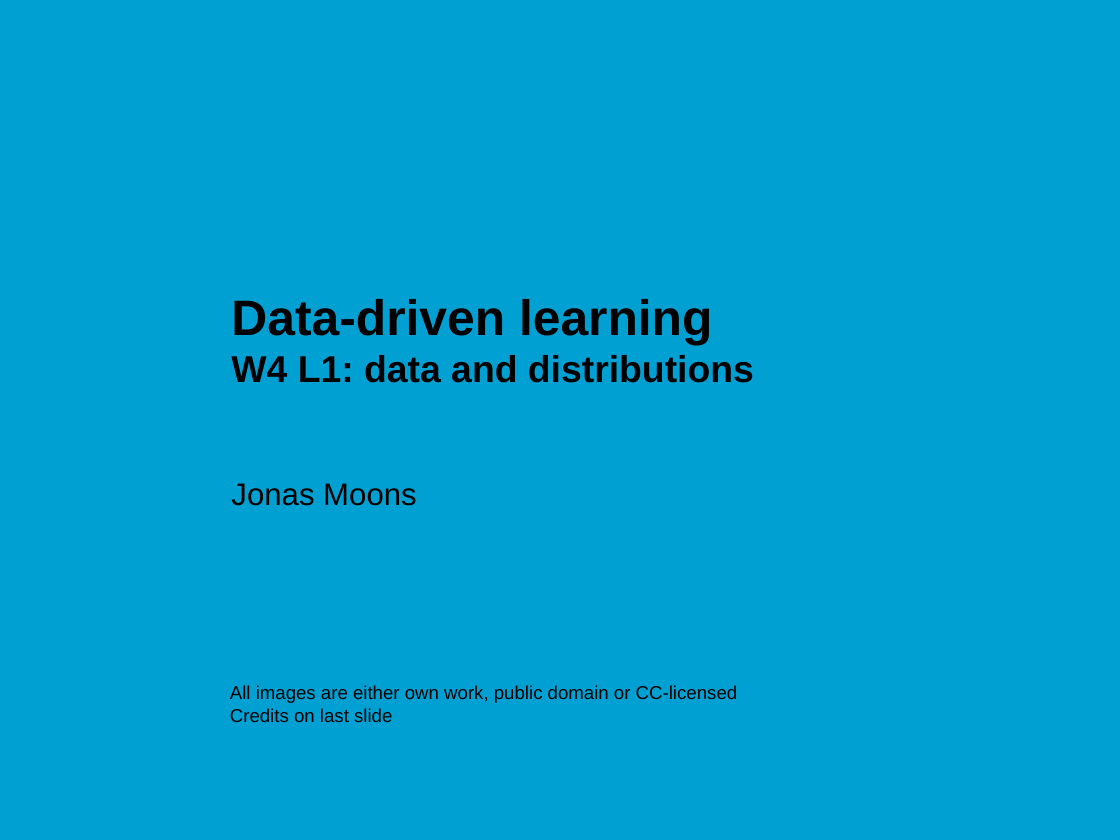
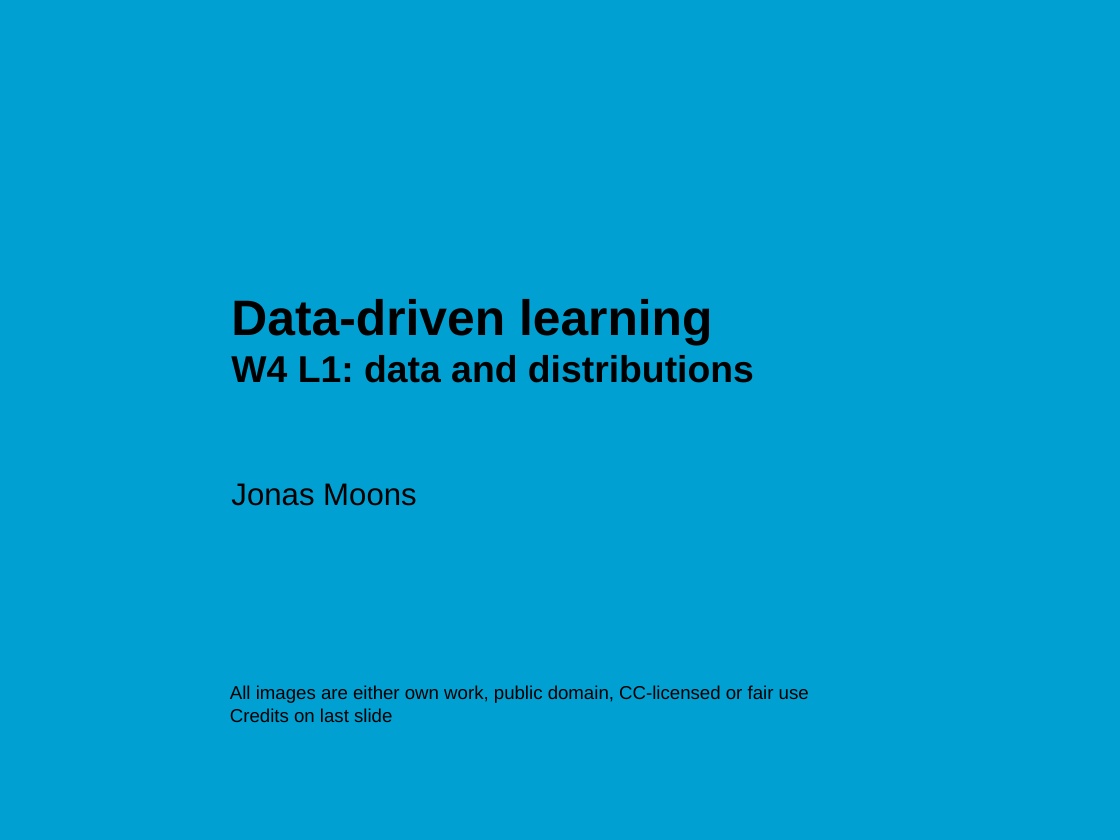
Before and after one commit to jonasmoons/data-driven-learning, a slide deck: slide 1 of slides/ddl-w4l1.pptx. Drawn at 1120x840 pixels with LibreOffice and Linux fonts; fonts in the diff are those of the drawing; background and template pictures are left out. Boxes give left, top, right and bottom in pixels: in the first picture for what was removed or moved away, otherwise in the second. Text is boxed around its words. In the diff, an @@ line names an element or a change of style, - is before the commit and + after.

```diff
--- a/slides/ddl-w4l1.pptx
+++ b/slides/ddl-w4l1.pptx
@@ text at <box>230,685,809,703</box>: text changed @@
-All images are either own work, public domain or CC-licensed
+All images are either own work, public domain, CC-licensed or fair use
```
Also in this commit, not shown: 1 other slide changed, 3 other files.
